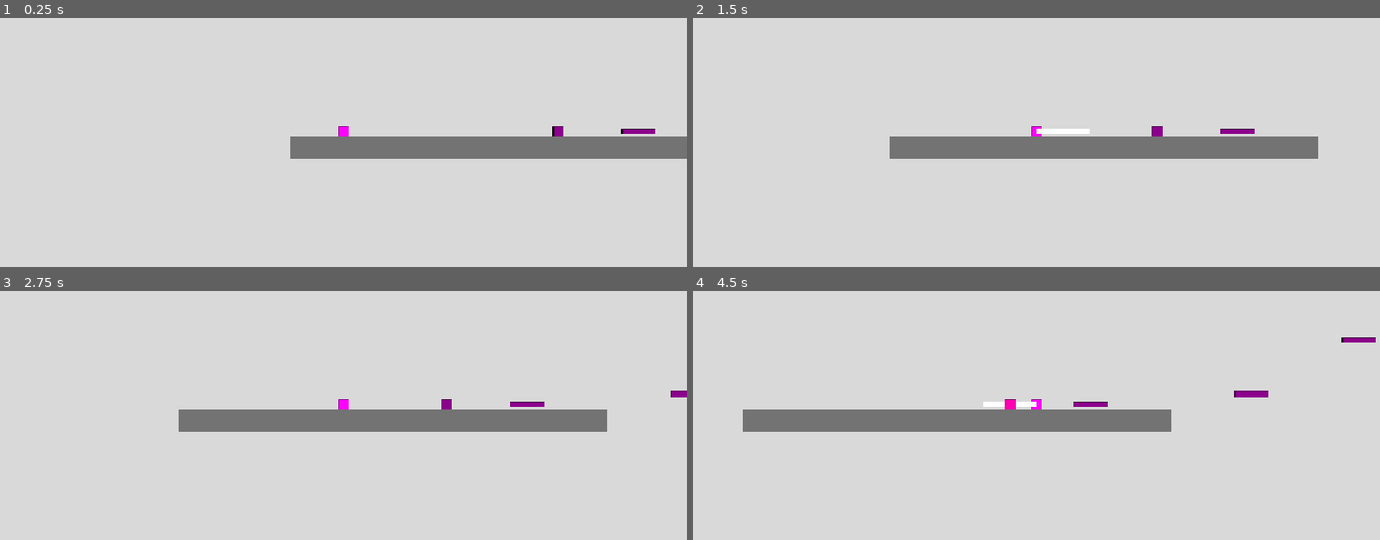
Above: before the commit, frames 1-4 (two rows, left to right).
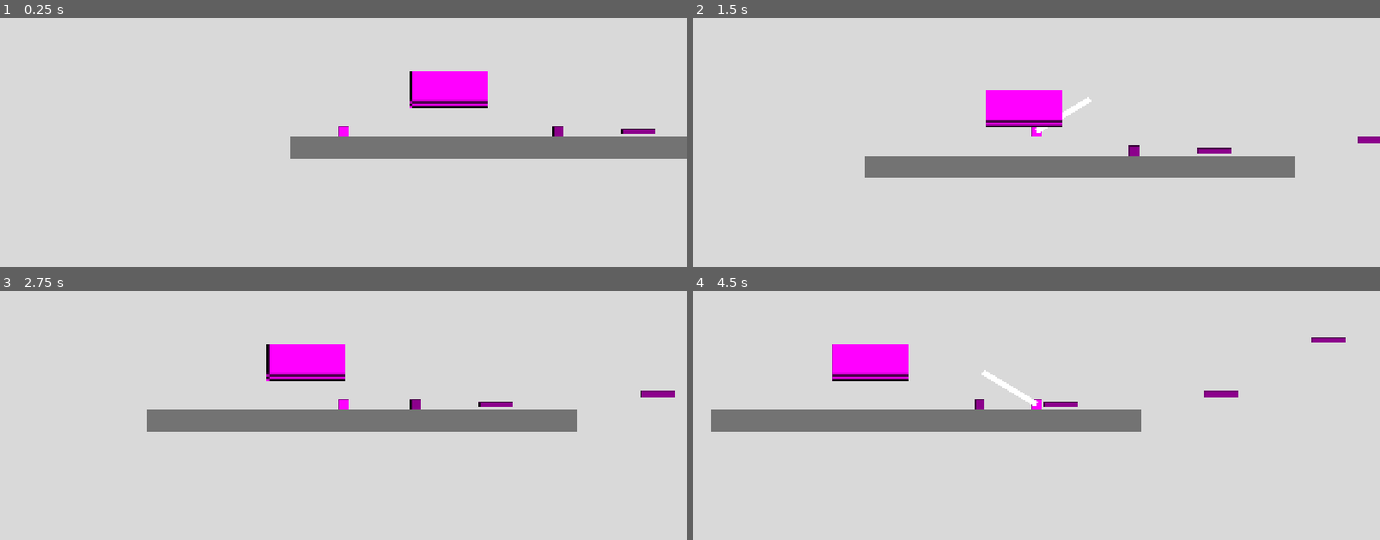
Above: after the commit, the same moments.

Repository: MiniCactus1234/Hop-Back
Game: Godot game, scene res://level_2.tscn
Two runs of this game, one before a commit and one after it. Both use one fixed random seed, a clock stepped at 60 frames per second and the inputs below. This scene is started directly instead of the project's main scene.
Inputs:
- Up to frame 1 (0.25 s): no input
- Up to frame 2 (1.5 s): tap Enter at 0.5 s; hold D (move_right) from 0.53 s (still down); tap J (tongue) at 0.6, 1.35 s; tap Space (jump) at 0.77 s
- Up to frame 3 (2.75 s): tap Space (jump) at 1.52 s; release D (move_right) at 2.03 s; hold A (move_left) from 2.03 s (still down); tap J (tongue) at 2.1 s
- Up to frame 4 (4.5 s): release A (move_left) at 2.78 s; hold D (move_right) 2.78-4.28 s; tap J (tongue) at 2.85, 3.6, 4.35 s; tap Space (jump) at 3.02, 3.77 s; hold A (move_left) from 4.28 s (still down)

The runs differ from the first frame. In frame 1, 1.7% of the frame differs, in the area x 59-71%, y 21-37%; in frame 2, 12%, in the area x 25-100%, y 28-65%; in frame 3, 3.0%; in frame 4, 3.5%.

Commit message:
Tongue zip and main menu

Diff:
--- a/frog.gd
+++ b/frog.gd
@@ -10,6 +10,7 @@
 @export var jump_buffer_time: float = 0.1
 @export var jump_cut_multiplier: float = 0.5
 @export var fall_limit: float = 600.0
+@export var zip_speed: float = 700.0
 
 @onready var tongue_ray: RayCast2D = $TongueRay
 @onready var tongue: Line2D = $Tongue
@@ -93,7 +94,7 @@
 
 func use_tongue() -> void:
 
-	tongue_ray.target_position = Vector2(100 * facing, 0)
+	tongue_ray.target_position = Vector2(100 * facing, -60)
 	tongue_ray.force_raycast_update()
 
 	if tongue_ray.is_colliding():
@@ -102,10 +103,15 @@
 		if target.is_in_group("tongue_target"):
 			target.come_alive()
 
+		if target.is_in_group("sticky"):
+			var hit_point = tongue_ray.get_collision_point()
+			var dir = (hit_point - global_position).normalized()
+			velocity = dir * zip_speed
+
 	# Draw the tongue
 	tongue.clear_points()
 	tongue.add_point(Vector2.ZERO)
-	tongue.add_point(Vector2(100 * facing, 0))
+	tongue.add_point(Vector2(100 * facing, -60))
 
 	await get_tree().create_timer(0.15).timeout
 
--- a/level_2.tscn
+++ b/level_2.tscn
@@ -8,6 +8,12 @@
 
 [sub_resource type="RectangleShape2D" id="Shape_ground"]
 size = Vector2(800, 40)
+
+[sub_resource type="RectangleShape2D" id="RectangleShape2D_n7ypv"]
+size = Vector2(144, 64)
+
+[sub_resource type="PlaceholderTexture2D" id="PlaceholderTexture2D_3nay7"]
+size = Vector2(120, 16)
 
 [node name="Level2" type="Node2D" unique_id=1497330130]
 script = ExtResource("1_1y8me")
@@ -58,3 +64,15 @@
 [node name="Goal" parent="." unique_id=38197771 instance=ExtResource("5_n7ypv")]
 position = Vector2(1016, 24)
 next_level = "uid://bxyiqefbcvr68"
+
+[node name="StickyBranch" type="StaticBody2D" parent="." unique_id=361490667 groups=["sticky"]]
+position = Vector2(0, 120)
+
+[node name="CollisionShape2D" type="CollisionShape2D" parent="StickyBranch" unique_id=692940220]
+position = Vector2(-104, 72)
+shape = SubResource("RectangleShape2D_n7ypv")
+
+[node name="Sprite2D" type="Sprite2D" parent="StickyBranch" unique_id=1508056662]
+position = Vector2(-104.000015, 71.999985)
+scale = Vector2(1.2039999, -4.4100113)
+texture = SubResource("PlaceholderTexture2D_3nay7")
--- a/project.godot
+++ b/project.godot
@@ -26,6 +26,7 @@
 [global_group]
 
 tongue_target=""
+sticky=""
 
 [input]
 
